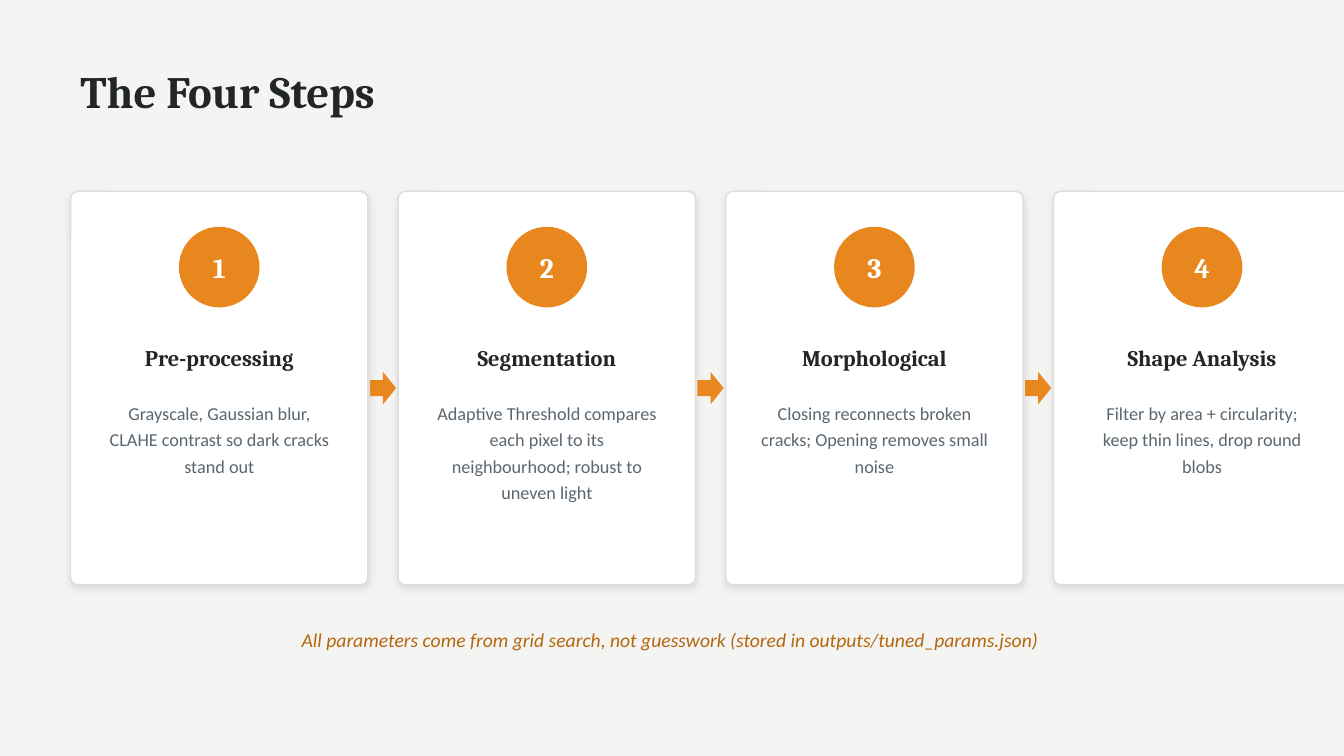
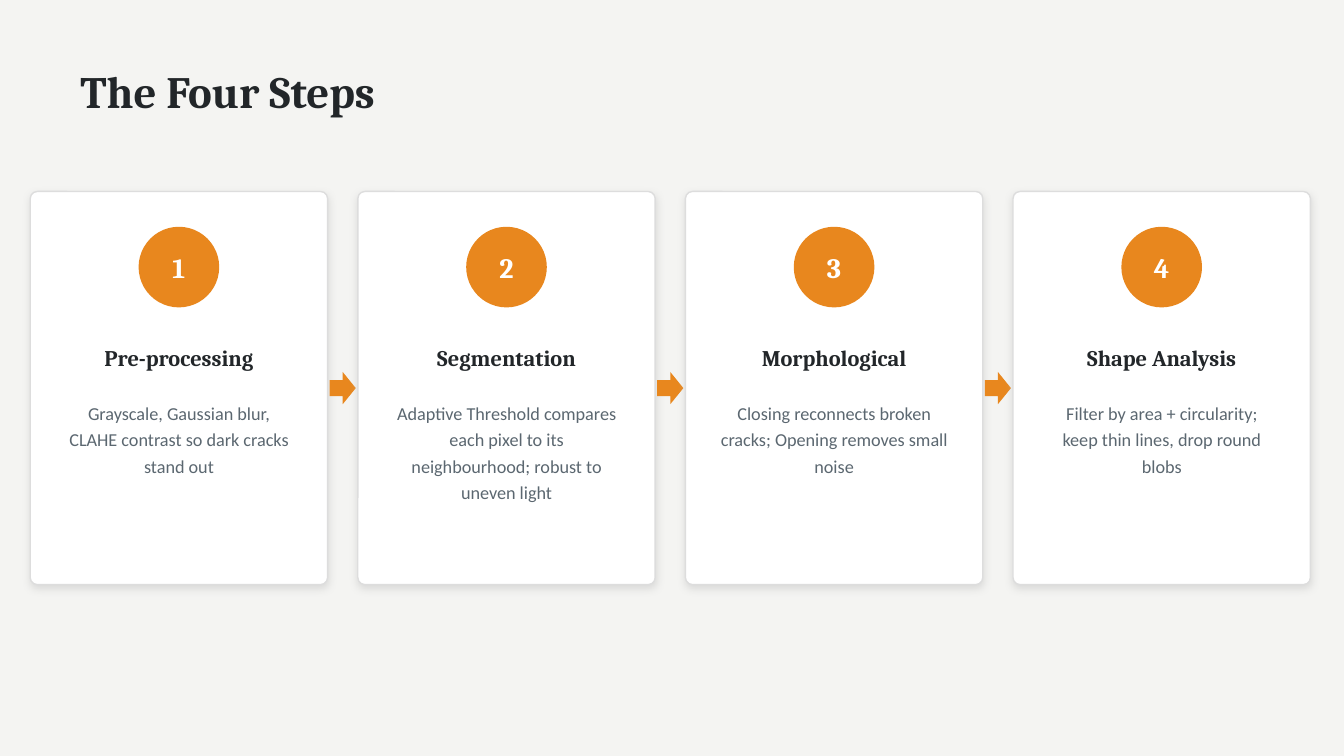
Before and after one commit to petanquex/miniproject-image-processing-concrete-crack-detection, a slide deck: slide 5 of docs/Concrete Crack Detection - Presentation (EN).pptx. Drawn at 1344x756 pixels with LibreOffice and Linux fonts; fonts in the diff are those of the drawing. Boxes give left, top, right and bottom in pixels: in the first picture for what was removed or moved away, otherwise in the second. Text is boxed around its words. In the diff, an @@ line names an element or a change of style, - is before the commit and + after.

```diff
--- a/docs/Concrete Crack Detection - Presentation (EN).pptx
+++ b/docs/Concrete Crack Detection - Presentation (EN).pptx
@@ 12 texts, 4 ellipses, 4 rounded rectangles, 3 right arrows: place and size @@
-12 texts, 4 ellipses, 4 rounded rectangles, 3 right arrows at <box>71,192,1344,585</box>
+12 texts, 4 ellipses, 4 rounded rectangles, 3 right arrows at <box>30,192,1311,585</box>
@@ text removed at <box>302,633,1038,651</box> @@
-All parameters come from grid search, not guesswork (stored in outputs/tuned_params.json)
```
Also in this commit, not shown: 10 other slides changed, 1 slide added, 1 slide removed, 12 other files.
